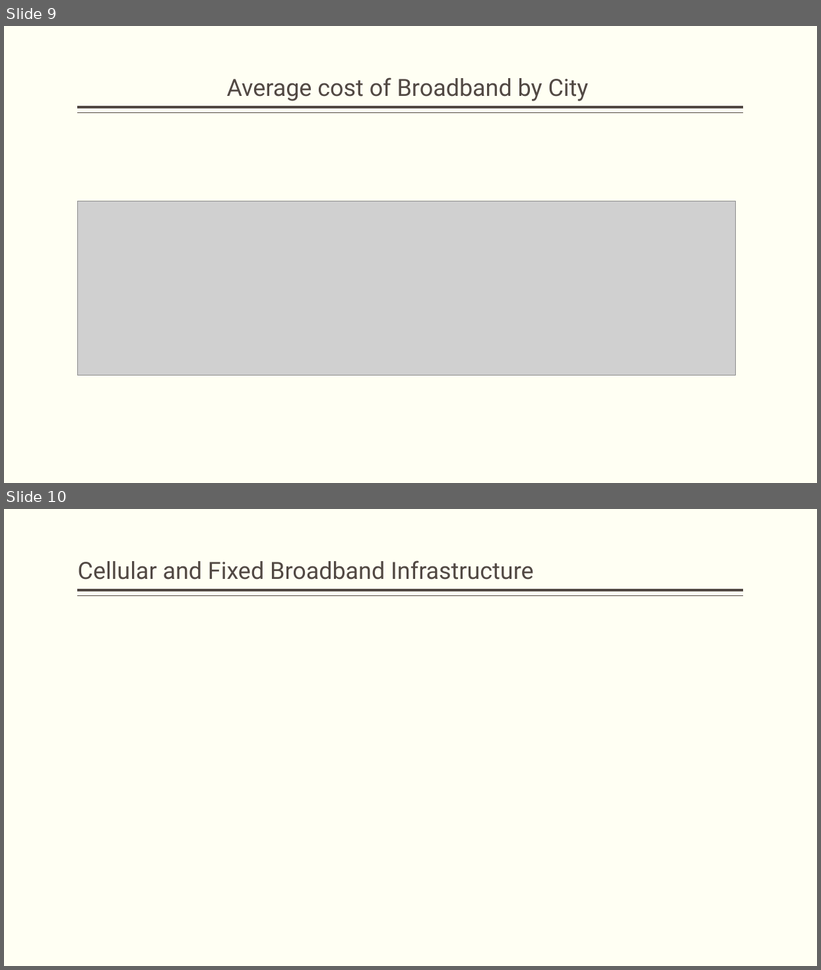
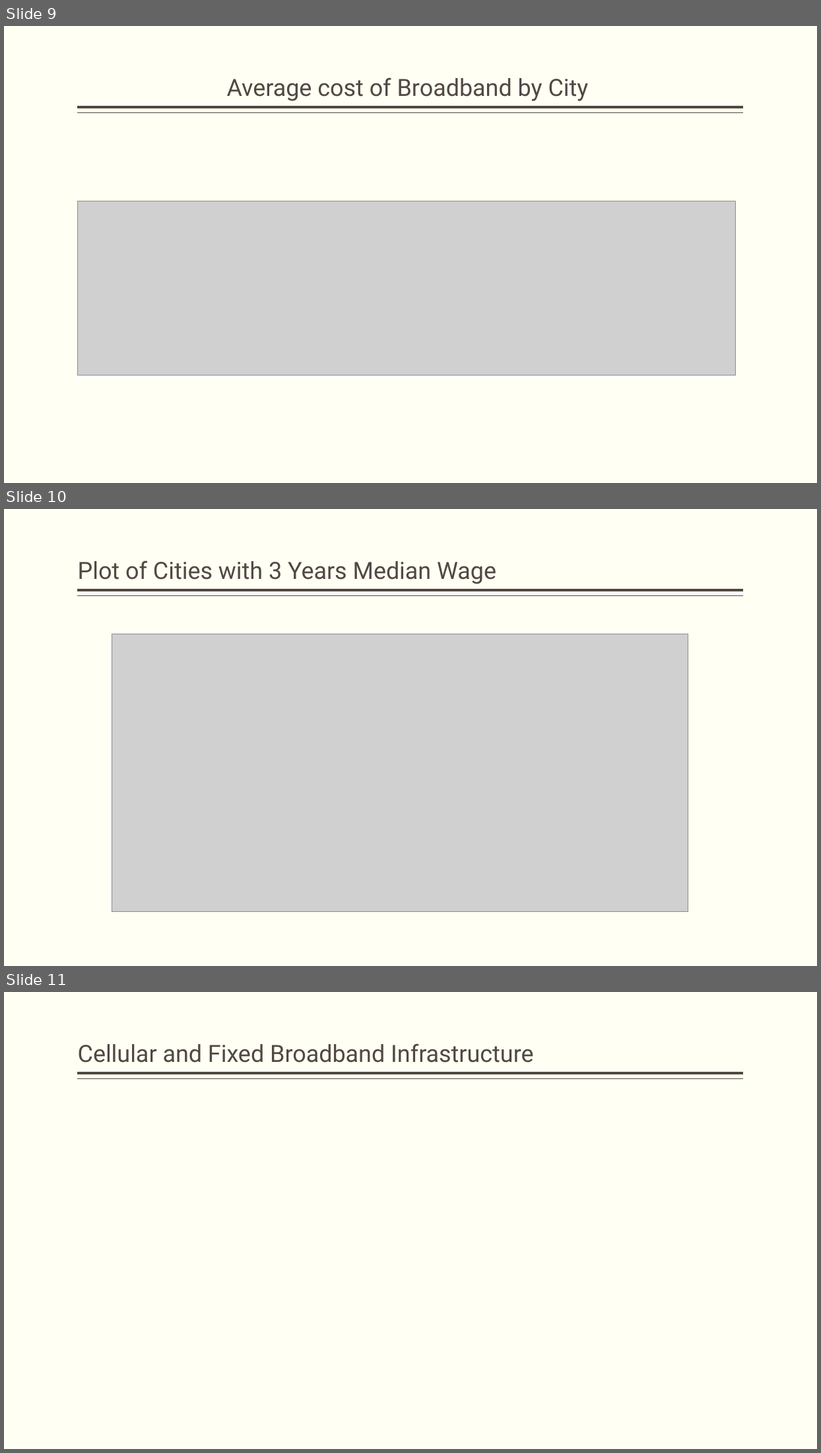
Before and after one commit to vsmolina/fiber_group, a slide deck: reports/Fiber_Group_Presenetation.pptx. Shown one above the other, each under a label of ours: slides 9 and 10 before the commit, slides 9, 10 and 11 after it. The pictures are 821x970 and 821x1453 pixels, drawn with LibreOffice and Linux fonts; fonts in the diff are those of the drawing; grey boxes stand for pictures. Boxes give left, top, right and bottom in pixels: in the first picture for what was removed or moved away, otherwise in the second. Text is boxed around its words. In the diff, an @@ line names an element or a change of style, - is before the commit and + after.

Commit message:
cn

```diff
--- a/reports/Fiber_Group_Presenetation.pptx
+++ b/reports/Fiber_Group_Presenetation.pptx
@@ slide 10 added at [4, 509, 817, 966], background #FFFFF3; not listed: 2 template elements that a slide beside it also shows @@
@@ title added at [78, 560, 496, 584], 28 pt, text #514843 @@
+Plot of Cities with 3 Years Median Wage
@@ picture added at [112, 634, 688, 912] @@
@@ what was slide 10 is now slide 11 @@
```
